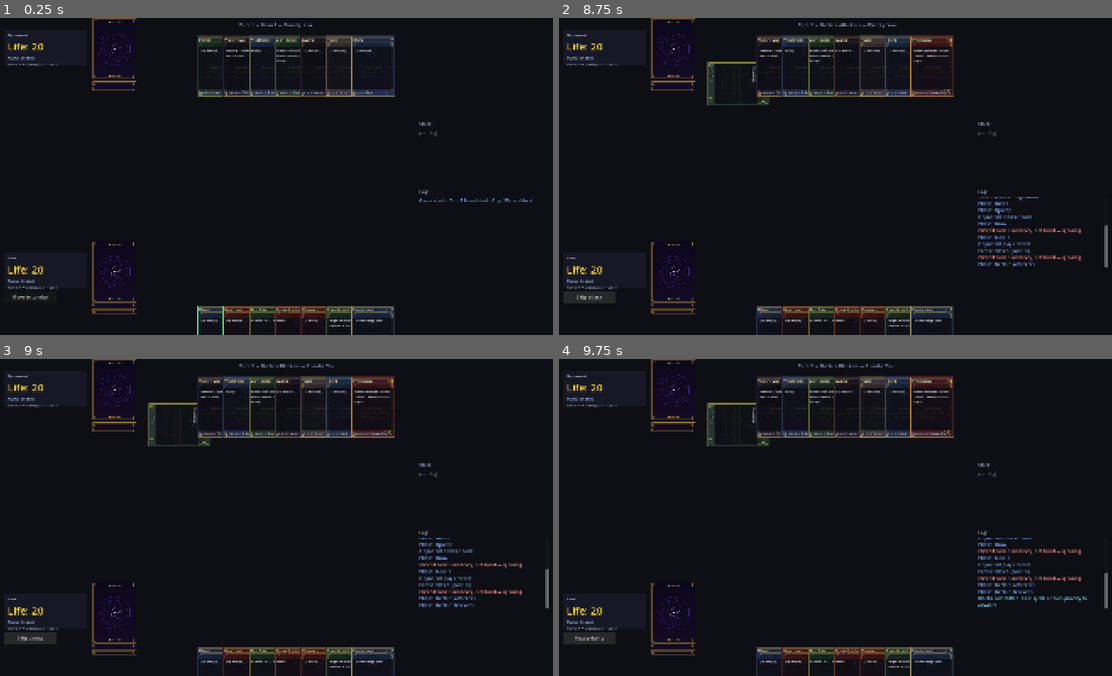
Above: before the commit, frames 1-4 (two rows, left to right).
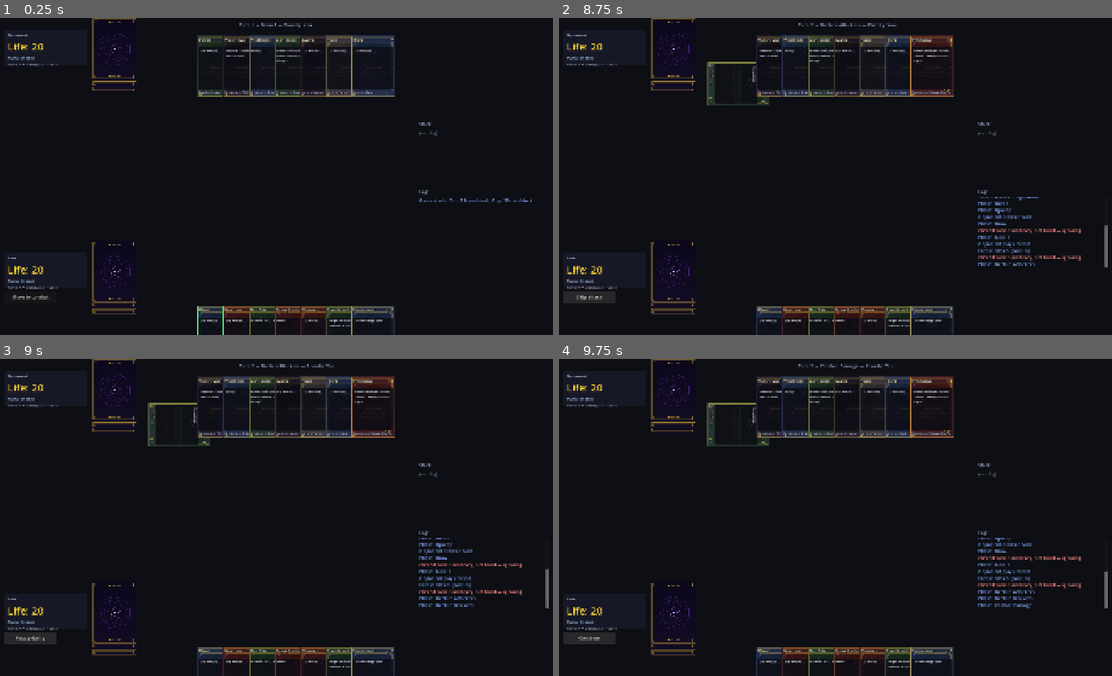
Above: after the commit, the same moments.

Repository: VoeJozzo/Magiclike
Game: Godot game, scene res://scenes/game/game_board.tscn
The game is run twice, just before and just after one commit, with the same random seed, the same clock (stepped at 60 frames per second) and the same inputs.
Inputs (mouse positions are in pixels of both pictures, inside the frame that each line leads up to):
- Up to frame 1 (0.25 s): no input
- Up to frame 2 (8.75 s): click "Move to combat" at 0.5 s; click "Skip attack" at 1.25 s; click "Continue" at 2 s; click "Continue" at 2.75 s; click "End turn" at 3.5 s; click "Pass priority" at 4.25 s; click "Pass priority" at 5 s; click "Pass priority" at 5.75 s; tap Enter at 6.5 s; drag from (675, 59) to (890, 106) at 6.52 s; tap Space at 7.25 s; drag from (675, 59) to (807, 239) at 7.27 s; click "Move to combat" at 8 s
- Up to frame 3 (9 s): click "Skip attack" at 8.75 s
- Up to frame 4 (9.75 s): click "Skip blocks" (after the commit: "Pass priority") at 9.5 s

Frames 1-2 are identical in both runs. In frame 3, less than 0.1% of the frame differs, in the area x 2-9%, y 87-89%; in frame 4, 1.3%, in the area x 2-100%, y 1-89%.

Commit message:
Strict COMBAT_BLOCK ordering: defender declares before priority opens
Per MTG rule 509.1a, block declaration is a turn-based action that
happens BEFORE priority opens — the active player cannot cast spells
until the defender has committed blocks. Previous implementation gave
priority to active player at COMBAT_BLOCK entry, which worked
functionally only because the AI happened to pass immediately during
the pre-block window. This commit makes the ordering strict for both
sides regardless of who's defending.

Engine changes:

- New EngineState.awaiting_block_declaration: bool. True from COMBAT_BLOCK
  phase entry until the defender confirms blocks. While true, no player
  has priority — priority_player_key = "" sentinel.

- New action KIND_CONFIRM_BLOCKS. _do_confirm_blocks clears the awaiting
  flag and opens the APNAP priority window (active player gets priority
  first per MTG 117.1b).

- _advance_phase COMBAT_BLOCK case now:
    if attackers non-empty:
      set awaiting_block_declaration = true
      if AI is defender (active=you):
        _drive_ai_block_declarations(opp)
        clear awaiting flag
      else (human defender):
        leave flag set; defender declares blocks via UI then clicks
        Confirm blocks which fires CONFIRM_BLOCKS

- _advance_phase end-of-phase priority setup gates on the awaiting flag:
  closed if awaiting, open to active player otherwise.

- _current_actor returns defender directly when awaiting (regardless of
  priority, which is "" anyway).

- _legal_pass_priority defensively rejects when priority_player_key == ""
  so a stray AI pass during awaiting can't sneak through.

UI changes (game_board.gd):

- Removed local _blocks_committed flag; replaced with _is_awaiting_blocks()
  getter that reads engine state. Engine is now the single source of
  truth for block-declaration phase.

- Confirm Blocks button now fires KIND_CONFIRM_BLOCKS engine action
  instead of just flipping the local flag.

- All call sites that checked _blocks_committed (pre-cast checks,
  undeclare-blocker UI, potential-cast glow) migrated to
  _is_awaiting_blocks().

AI changes:

- AI.decide returns CONFIRM_BLOCKS (not pass_priority) when it has no
  more blocks to declare and the engine is awaiting. Pass priority
  would be illegal in this state (priority is "").

Tests:

- test_phase5c's mirror _current_actor updated to use awaiting flag
  instead of priority-equals-defender check.

All ten phase smoke tests pass. AI vs AI completes in ~280 actions
(previously ~400 — flow is tighter now).

Co-Authored-By: Claude Opus 4.7 (1M context) <noreply@anthropic.com>

Diff:
--- a/engine/action.gd
+++ b/engine/action.gd
@@ -29,6 +29,12 @@
 # declared. Engine untaps an undeclared attacker and clears blocker links.
 const KIND_UNDECLARE_ATTACKER := "undeclare_attacker"
 const KIND_UNDECLARE_BLOCKER := "undeclare_blocker"
+# Phase 5c UI polish (strict COMBAT_BLOCK ordering): defender signals
+# "blocks are committed" via this action, which clears
+# state.awaiting_block_declaration and opens the APNAP priority window
+# (active player first). For AI defender (your turn), the engine fires
+# this implicitly after _drive_ai_block_declarations finishes.
+const KIND_CONFIRM_BLOCKS := "confirm_blocks"
 # Phase 4.5b: fills in the target for a queued triggered ability that's
 # waiting on player input. Engine sets state.awaiting_target_for_trigger
 # to signal which trigger is pending; this action supplies the chosen target.
@@ -78,6 +84,11 @@
 	return {"kind": KIND_UNDECLARE_BLOCKER, "source_iid": source_iid}
 
 
+# Phase 5c UI polish: defender signals "I'm done blocking."
+static func make_confirm_blocks() -> Dictionary:
+	return {"kind": KIND_CONFIRM_BLOCKS}
+
+
 static func target_player(who: String) -> Dictionary:
 	return {"kind": "player", "who": who}
 
--- a/engine/ai/ai.gd
+++ b/engine/ai/ai.gd
@@ -30,7 +30,12 @@
 		var next_block: Dictionary = _next_block_action(state, player_key)
 		if not next_block.is_empty():
 			return next_block
-		# All wanted blocks committed — pass.
+		# All wanted blocks declared. If the engine is awaiting block
+		# declaration (turn-based action window — no priority is open),
+		# confirm blocks instead of passing priority (which would be
+		# illegal). Otherwise pass priority as normal.
+		if state.awaiting_block_declaration:
+			return Action.make_confirm_blocks()
 		return Action.make_pass_priority()
 	if phase == PhaseMachine.Phase.COMBAT_ATTACK and player_key == state.active_player_key:
 		var next_attack: Dictionary = _next_attack_action(state, player_key)
--- a/engine/engine.gd
+++ b/engine/engine.gd
@@ -357,6 +357,8 @@
 			ok = _do_undeclare_attacker(action)
 		Action.KIND_UNDECLARE_BLOCKER:
 			ok = _do_undeclare_blocker(action)
+		Action.KIND_CONFIRM_BLOCKS:
+			ok = _do_confirm_blocks(action)
 		Action.KIND_PASS_PRIORITY:
 			ok = _do_pass_priority(action)
 		Action.KIND_PICK_TRIGGER_TARGET:
@@ -502,8 +504,12 @@
 	var kind: String = action.get("kind", "")
 	match kind:
 		Action.KIND_PASS_PRIORITY:
-			# Always legal as long as the player has priority.
-			return _state != null and _state.winner == ""
+			# Legal whenever someone has priority. Phase 5c UI polish: when
+			# the engine is awaiting block declaration, priority is "" (no
+			# player holds it) and passing is illegal — defender must
+			# confirm blocks first via KIND_CONFIRM_BLOCKS.
+			return _state != null and _state.winner == "" \
+				and _state.priority_player_key != ""
 		Action.KIND_ACTIVATE_ABILITY:
 			return _legal_activate_ability(action)
 		Action.KIND_PLAY_LAND:
@@ -518,6 +524,8 @@
 			return _legal_undeclare_attacker(action)
 		Action.KIND_UNDECLARE_BLOCKER:
 			return _legal_undeclare_blocker(action)
+		Action.KIND_CONFIRM_BLOCKS:
+			return _legal_confirm_blocks(action)
 		Action.KIND_PICK_TRIGGER_TARGET:
 			return _legal_pick_trigger_target(action)
 		_:
@@ -570,17 +578,12 @@
 func _current_actor() -> String:
 	if not _state.awaiting_target_for_trigger.is_empty():
 		return _state.awaiting_target_for_trigger.get("controller_key", _state.priority_player_key)
-	# COMBAT_BLOCK special: blocks are declared by the defender before
-	# priority opens. If we're in that phase with attackers and the defender
-	# hasn't finished declaring, the defender acts next.
-	if _state.phase_machine.current == PhaseMachine.Phase.COMBAT_BLOCK \
-			and not _state.attackers.is_empty():
-		var defender: String = _state.opponent_of(_state.active_player_key)
-		# Only defer to defender if they have legal blockers AND haven't yet
-		# yielded by passing priority. If priority is already the attacker's,
-		# block declaration is complete.
-		if _state.priority_player_key == defender:
-			return defender
+	# Phase 5c UI polish (strict COMBAT_BLOCK ordering): while the engine is
+	# awaiting block declaration, the defender is the actor regardless of
+	# priority (priority is intentionally closed during this turn-based
+	# action). Once the defender confirms, priority opens normally.
+	if _state.awaiting_block_declaration:
+		return _state.opponent_of(_state.active_player_key)
 	return _state.priority_player_key
 
 
@@ -628,6 +631,8 @@
 			return _do_undeclare_attacker(action)
 		Action.KIND_UNDECLARE_BLOCKER:
 			return _do_undeclare_blocker(action)
+		Action.KIND_CONFIRM_BLOCKS:
+			return _do_confirm_blocks(action)
 		Action.KIND_PASS_PRIORITY:
 			return _do_pass_priority(action)
 		Action.KIND_PICK_TRIGGER_TARGET:
@@ -1115,6 +1120,31 @@
 	if found != null and found.card != null:
 		found.card.blocking_iid = -1
 		_state.append_log("%s no longer blocks" % found.card.name())
+	return true
+
+
+# ─── Confirm blocks (Phase 5c UI polish, strict COMBAT_BLOCK ordering) ─────
+# Defender signals "I'm done declaring blocks." Clears the awaiting flag and
+# opens the APNAP priority window (active player first). Legal only when the
+# engine is actually waiting on a block declaration and the actor is the
+# defender (the only player allowed to declare blocks).
+func _legal_confirm_blocks(_action: Dictionary) -> bool:
+	if _state == null or _state.winner != "":
+		return false
+	if not _state.awaiting_block_declaration:
+		return false
+	if _state.phase_machine.current != PhaseMachine.Phase.COMBAT_BLOCK:
+		return false
+	return true
+
+
+func _do_confirm_blocks(_action: Dictionary) -> bool:
+	_state.awaiting_block_declaration = false
+	# Open the APNAP priority window — active player gets priority first per
+	# MTG 117.1b. Both pass-flags reset so we collect fresh round.
+	_state.priority_player_key = _state.active_player_key
+	_reset_priority_passes()
+	_state.append_log("Blocks confirmed — %s gets priority" % _state.active_player().name)
 	return true
 
 
@@ -1405,17 +1435,18 @@
 			# on opp's turn. No phase-entry hook needed.
 			pass
 		PhaseMachine.Phase.COMBAT_BLOCK:
-			# Phase 5c UI polish (per playtest #3): when AI is the defender
-			# (your turn), drive AI's block declarations synchronously at
-			# phase entry. In MTG, the defender declares blocks as a
-			# turn-based action BEFORE priority opens — without this, the
-			# AI never gets a chance because _current_actor would only
-			# flag it as actor when priority was already its (and priority
-			# resets to active=you below). After this loop, state.blockers
-			# is populated, the combat_lines overlay can draw, and the
-			# active player gets a normal priority window to cast tricks.
-			if _state.active_player_key == "you" and not _state.attackers.is_empty():
-				_drive_ai_block_declarations("opp")
+			# Phase 5c UI polish (strict ordering): on COMBAT_BLOCK entry
+			# with attackers, the defender declares blocks as a turn-based
+			# action BEFORE priority opens. Set the awaiting flag so the
+			# end-of-_advance_phase priority setup leaves priority closed.
+			# For AI defender, drive blocks synchronously and clear the
+			# flag immediately. For human defender, the flag stays true
+			# until KIND_CONFIRM_BLOCKS fires (from the UI).
+			if not _state.attackers.is_empty():
+				_state.awaiting_block_declaration = true
+				if _state.active_player_key == "you":
+					_drive_ai_block_declarations("opp")
+					_state.awaiting_block_declaration = false
 		PhaseMachine.Phase.COMBAT_DAMAGE:
 			_resolve_combat_damage()
 		PhaseMachine.Phase.CLEANUP:
@@ -1428,12 +1459,14 @@
 						c.clear_eot_modifiers()
 
 	# Reset priority for the new phase. Per MTG rule 117.1b, the active player
-	# gets priority at the start of every step/phase. (Block declaration is
-	# a special action that happens BEFORE priority opens — we handle that
-	# above as the COMBAT_BLOCK entry hook for opp; for player as defender,
-	# block declaration is gated on phase, not priority — see
-	# _legal_declare_blocker.)
-	_state.priority_player_key = _state.active_player_key
+	# gets priority at the start of every step/phase. EXCEPTION: COMBAT_BLOCK
+	# while awaiting_block_declaration is true — block declaration is a
+	# turn-based action that runs BEFORE priority opens, so nobody has
+	# priority until the defender confirms blocks (KIND_CONFIRM_BLOCKS).
+	if _state.awaiting_block_declaration:
+		_state.priority_player_key = ""  # sentinel: no priority open
+	else:
+		_state.priority_player_key = _state.active_player_key
 	_reset_priority_passes()
 	_state.append_log("Phase: %s" % _state.phase_machine.phase_name())
 
--- a/engine/engine_state.gd
+++ b/engine/engine_state.gd
@@ -52,6 +52,14 @@
 # Shape: {"source_iid": int, "controller_key": "you", "ability_index": int,
 #         "filter": String}
 var awaiting_target_for_trigger: Dictionary = {}
+
+# Phase 5c UI polish (strict COMBAT_BLOCK ordering — MTG rule 509.1a): true
+# between the start of the COMBAT_BLOCK step and the moment the defender
+# confirms blocks. While true, NO player has priority — the defender
+# declares blocks as a turn-based action without spell casting. Cleared by
+# the AI driver immediately at phase entry (AI defender) or by the human
+# defender's CONFIRM_BLOCKS action (manual defender).
+var awaiting_block_declaration: bool = false
 
 # Log of human-readable lines describing what happened. UI subscribes to display.
 var log: Array[String] = []
--- a/scenes/game/game_board.gd
+++ b/scenes/game/game_board.gd
@@ -69,7 +69,15 @@
 # reacts to a fully-known set of blocks.
 # Only relevant when active_player == "opp" and phase == COMBAT_BLOCK; reset
 # automatically when leaving that state.
-var _blocks_committed: bool = false
+#
+# Phase 5c UI polish (strict ordering): now derived from engine state
+# (`state.awaiting_block_declaration`) instead of a separate local flag.
+# Defender-confirming fires KIND_CONFIRM_BLOCKS, which clears the engine
+# flag — the UI just reads back. This getter keeps existing call sites
+# working without refactoring every reference.
+func _is_awaiting_blocks() -> bool:
+	var s: EngineState = RulesEngine.state()
+	return s != null and s.awaiting_block_declaration
 
 # Phase 4.5b: tracks whether we're in the trigger target picker UI mode.
 # Driven by state.awaiting_target_for_trigger; toggling is automatic in
@@ -328,11 +336,6 @@
 
 func _refresh_ui() -> void:
 	var s: EngineState = RulesEngine.state()
-	# Reset block-commit flag when no longer in defender's COMBAT_BLOCK
-	# (e.g., advanced to COMBAT_DAMAGE, started a new turn, etc.).
-	if s.phase_machine.current != PhaseMachine.Phase.COMBAT_BLOCK \
-			or s.active_player_key != "opp":
-		_blocks_committed = false
 	# Phase 4.5b: enter / exit trigger-target picker mode based on engine state.
 	var was_picking := _picking_trigger_target
 	_picking_trigger_target = not s.awaiting_target_for_trigger.is_empty()
@@ -383,7 +386,7 @@
 	#     locks in the block declaration so the cast window can open.
 	#   - Post-commit: "Pass priority" — actually passes priority and advances.
 	if s.phase_machine.current == PhaseMachine.Phase.COMBAT_BLOCK and s.active_player_key == "opp":
-		if not _blocks_committed:
+		if _is_awaiting_blocks():
 			_action_button.text = "Confirm blocks" if not s.blockers.is_empty() else "Skip blocks"
 		else:
 			_action_button.text = "Pass priority"
@@ -729,7 +732,7 @@
 		# Phase 5c UI polish: clicking a creature that's already blocking
 		# un-declares it (lets the player change their mind before
 		# committing). Only allowed pre-commit.
-		if s.blockers.has(iid) and not _blocks_committed:
+		if s.blockers.has(iid) and _is_awaiting_blocks():
 			var undo := Action.make_undeclare_blocker(iid)
 			if RulesEngine.is_legal_action(undo):
 				RulesEngine.execute_action(undo)
@@ -739,7 +742,7 @@
 				and found.card.template is CreatureResource \
 				and not found.card.tapped \
 				and not s.blockers.has(iid) \
-				and not _blocks_committed:
+				and _is_awaiting_blocks():
 			_pending_block_blocker_iid = iid
 			_log_local("[color=#ffd866]Selected %s as blocker — click an attacker.[/color]" % found.card.name())
 			_refresh_ui()  # update button label
@@ -902,9 +905,10 @@
 		return
 
 	# Defender's COMBAT_BLOCK: must commit blocks before casting spells.
-	if s.phase_machine.current == PhaseMachine.Phase.COMBAT_BLOCK \
-			and s.active_player_key == "opp" \
-			and not _blocks_committed:
+	# Engine now enforces this via priority_player_key = "" while awaiting,
+	# but we keep a friendly log message so the player knows why their click
+	# didn't enter targeting mode.
+	if _is_awaiting_blocks():
 		_log_local("[color=#ffd866]Confirm blocks before casting spells.[/color]")
 		return
 
@@ -970,10 +974,10 @@
 			return false
 		if not s.stack.is_empty():
 			return false
-	# Defender's COMBAT_BLOCK pre-commit blocks all casts.
-	if s.phase_machine.current == PhaseMachine.Phase.COMBAT_BLOCK \
-			and s.active_player_key == "opp" \
-			and not _blocks_committed:
+	# Defender's COMBAT_BLOCK pre-commit blocks all casts. (Engine enforces
+	# this too by closing priority during the awaiting window; the glow
+	# check just mirrors the rule so we don't tease castable cards.)
+	if _is_awaiting_blocks():
 		return false
 	# Target filter: spells that need targets require at least one legal
 	# target to exist. "spell" filter requires something on the stack.
@@ -1129,16 +1133,14 @@
 		_log_local("[color=#888]Cancelled block selection[/color]")
 		_refresh_ui()
 		return
-	# Defender's COMBAT_BLOCK: first press commits blocks (no priority pass yet),
-	# second press passes priority. This preserves the MTG structure where
-	# blocks are declared atomically before the cast window opens.
-	var s: EngineState = RulesEngine.state()
-	if s.phase_machine.current == PhaseMachine.Phase.COMBAT_BLOCK \
-			and s.active_player_key == "opp" \
-			and not _blocks_committed:
-		_blocks_committed = true
+	# Defender's COMBAT_BLOCK: first press commits blocks (CONFIRM_BLOCKS
+	# engine action — clears state.awaiting_block_declaration, opens APNAP
+	# priority window). Second press passes priority. This preserves the
+	# MTG structure where blocks are declared atomically before any cast
+	# window opens.
+	if _is_awaiting_blocks():
+		RulesEngine.execute_action(Action.make_confirm_blocks())
 		_log_local("[color=#88ddff]Blocks committed. Cast spells or pass priority to advance.[/color]")
-		_refresh_ui()
 		return
 	RulesEngine.execute_action(Action.make_pass_priority())
 
--- a/tests/test_phase5c.gd
+++ b/tests/test_phase5c.gd
@@ -121,11 +121,10 @@
 func _current_actor(s: EngineState) -> String:
 	if not s.awaiting_target_for_trigger.is_empty():
 		return s.awaiting_target_for_trigger.get("controller_key", s.priority_player_key)
-	if s.phase_machine.current == PhaseMachine.Phase.COMBAT_BLOCK \
-			and not s.attackers.is_empty():
-		var defender: String = s.opponent_of(s.active_player_key)
-		if s.priority_player_key == defender:
-			return defender
+	# Mirror engine's _current_actor: when awaiting block declaration, the
+	# defender is the actor regardless of (absent) priority.
+	if s.awaiting_block_declaration:
+		return s.opponent_of(s.active_player_key)
 	return s.priority_player_key
 
 
